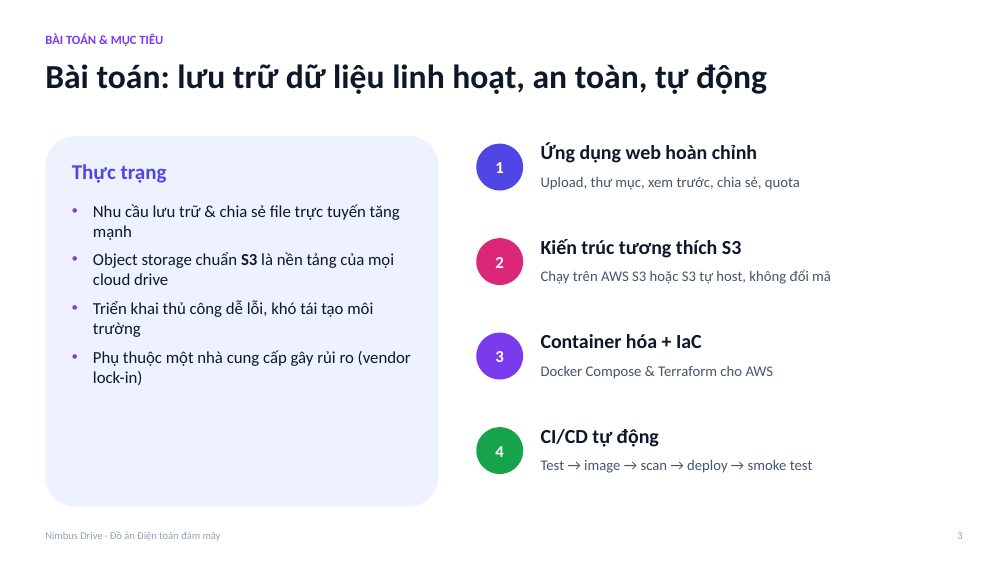
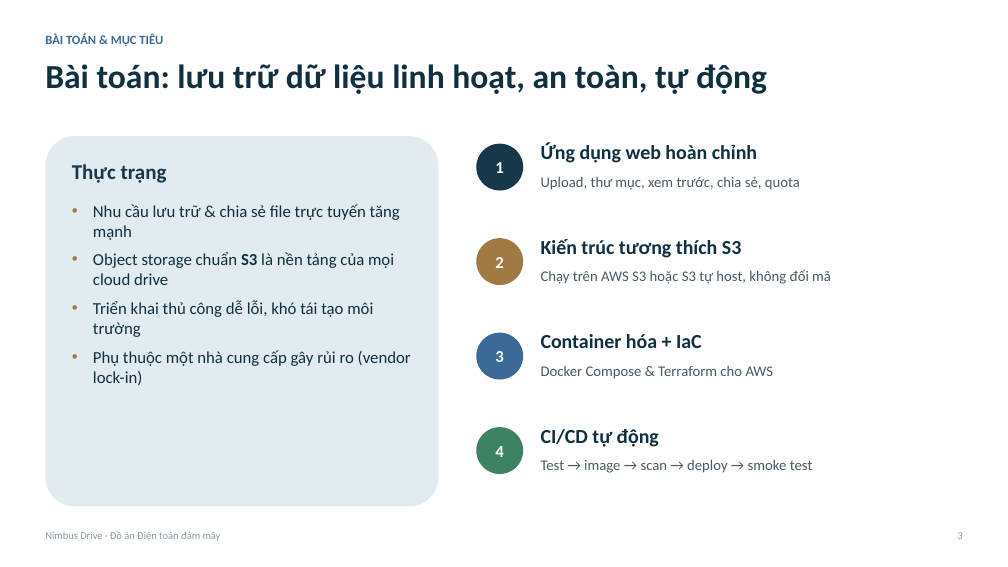
Before and after one commit to LeNhatHuyHyDrex/cloud-file-storage, a slide deck: slide 3 of docs/report/Slide_NimbusDrive.pptx. Drawn at 1008x567 pixels with LibreOffice and Linux fonts; fonts in the diff are those of the drawing. Boxes give left, top, right and bottom in pixels: in the first picture for what was removed or moved away, otherwise in the second. Text is boxed around its words. In the diff, an @@ line names an element or a change of style, - is before the commit and + after.

```diff
--- a/docs/report/Slide_NimbusDrive.pptx
+++ b/docs/report/Slide_NimbusDrive.pptx
@@ text "BÀI TOÁN & MỤC TIÊU" at (45, 33, 163, 46): text colour #7C3AED to #3A6A96 @@
@@ rounded rectangle at (45, 136, 439, 507): fill #EEF2FF to #E2EBEF @@
@@ ellipse "1" at (476, 144, 523, 191): fill #4F46E5 to #16384A @@
@@ text "Thực trạng" at (72, 164, 167, 183): text colour #4F46E5 to #16384A @@
@@ text "Nhu cầu lưu trữ & ..." at (93, 204, 411, 385): text colour #0F172A to #10303F; bullet colour #7C3AED to #A07A42 @@
@@ ellipse "2" at (476, 238, 523, 285): fill #DB2777 to #A07A42 @@
@@ ellipse "3" at (476, 333, 523, 380): fill #7C3AED to #3A6A96 @@
@@ ellipse "4" at (476, 427, 523, 474): fill #16A34A to #3F8263 @@
@@ text colour #0F172A to #10303F in 5 elements at (45, 64, 767, 94), (541, 143, 757, 163), (541, 239, 741, 258), (541, 334, 702, 348), (541, 429, 659, 447) @@
@@ text "Nimbus Drive · Đồ án ..." at (45, 531, 221, 541): text colour #94A3B8 to #8C9BA4 @@
@@ text "3" at (957, 532, 962, 539): text colour #94A3B8 to #8C9BA4 @@
```
Also in this commit, not shown: 16 other slides changed, 33 other files.
